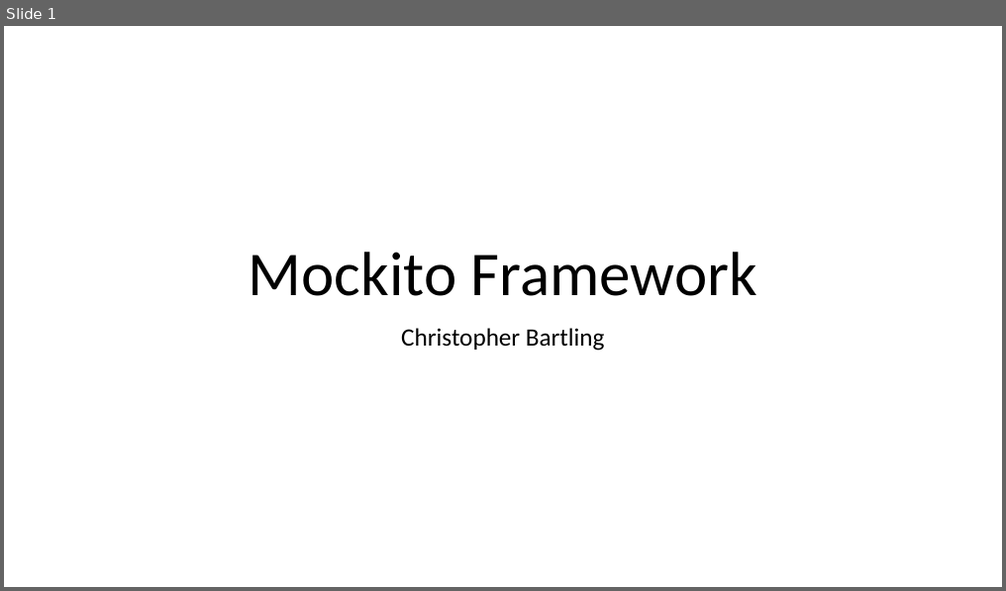
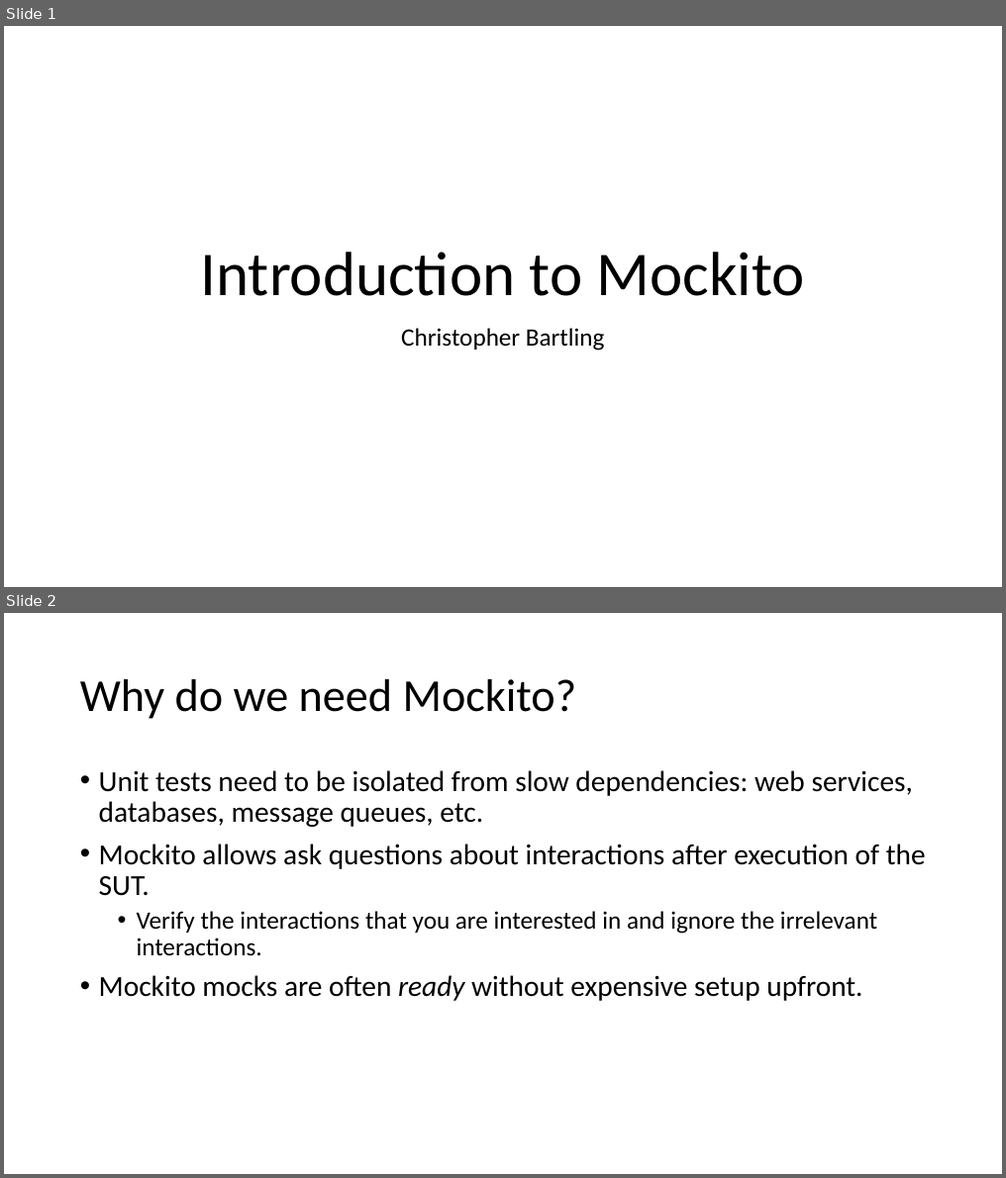
Before and after one commit to cebartling/test-driven, a slide deck: presentations/Introduction to Mockito.pptx. Shown one above the other, each under a label of ours: slide 1 before the commit, slides 1 and 2 after it. The pictures are 1006x591 and 1006x1178 pixels, drawn with LibreOffice and Linux fonts; fonts in the diff are those of the drawing. Boxes give left, top, right and bottom in pixels: in the first picture for what was removed or moved away, otherwise in the second. Text is boxed around its words. In the diff, an @@ line names an element or a change of style, - is before the commit and + after.

Commit message:
Introduction to Mockito presentation updates

```diff
--- a/presentations/Introduction to Mockito.pptx
+++ b/presentations/Introduction to Mockito.pptx
@@ slide 2 added at (4,613,1002,1174), background #FFFFFF @@
@@ title added at (80,679,577,719), 44 pt, text #000000 @@
+Why do we need Mockito?
@@ text added at (99,770,926,1001), 28 pt, text #000000 @@
+• Unit tests need to be isolated from slow dependencies: web services, databases, message queues, etc.
+• Mockito allows ask questions about interactions after execution of the SUT.
+  • Verify the interactions that you are interested in and ignore the irrelevant interactions.
+• Mockito mocks are often ready without expensive setup upfront.
@@ slide 1 changed as well @@
@@ title at (201,252,804,296): text changed @@
-Mockito Framework
+Introduction to Mockito
```
Also in this commit, not shown: 2 other slides added, 2 slides removed.
